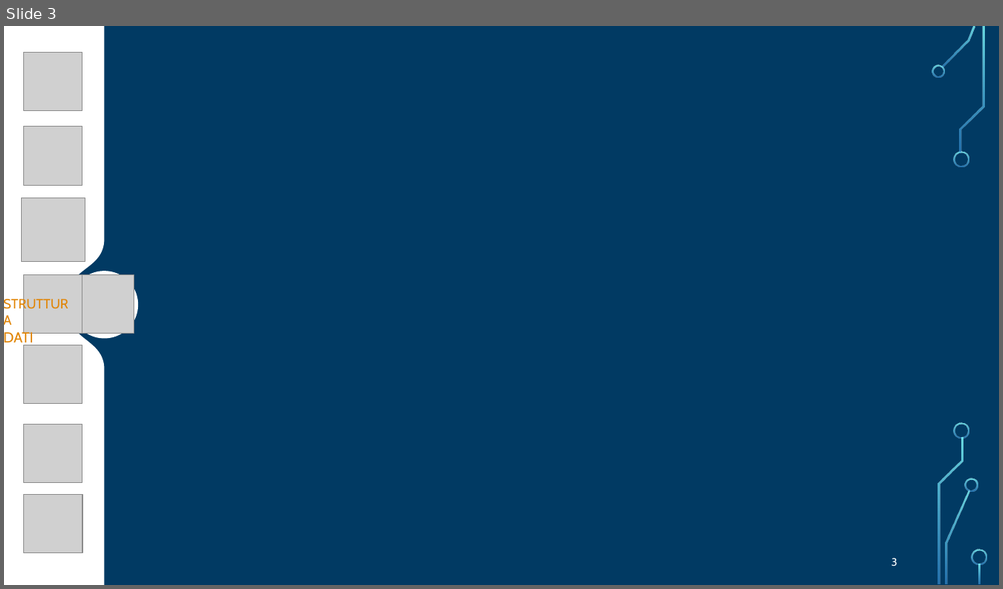
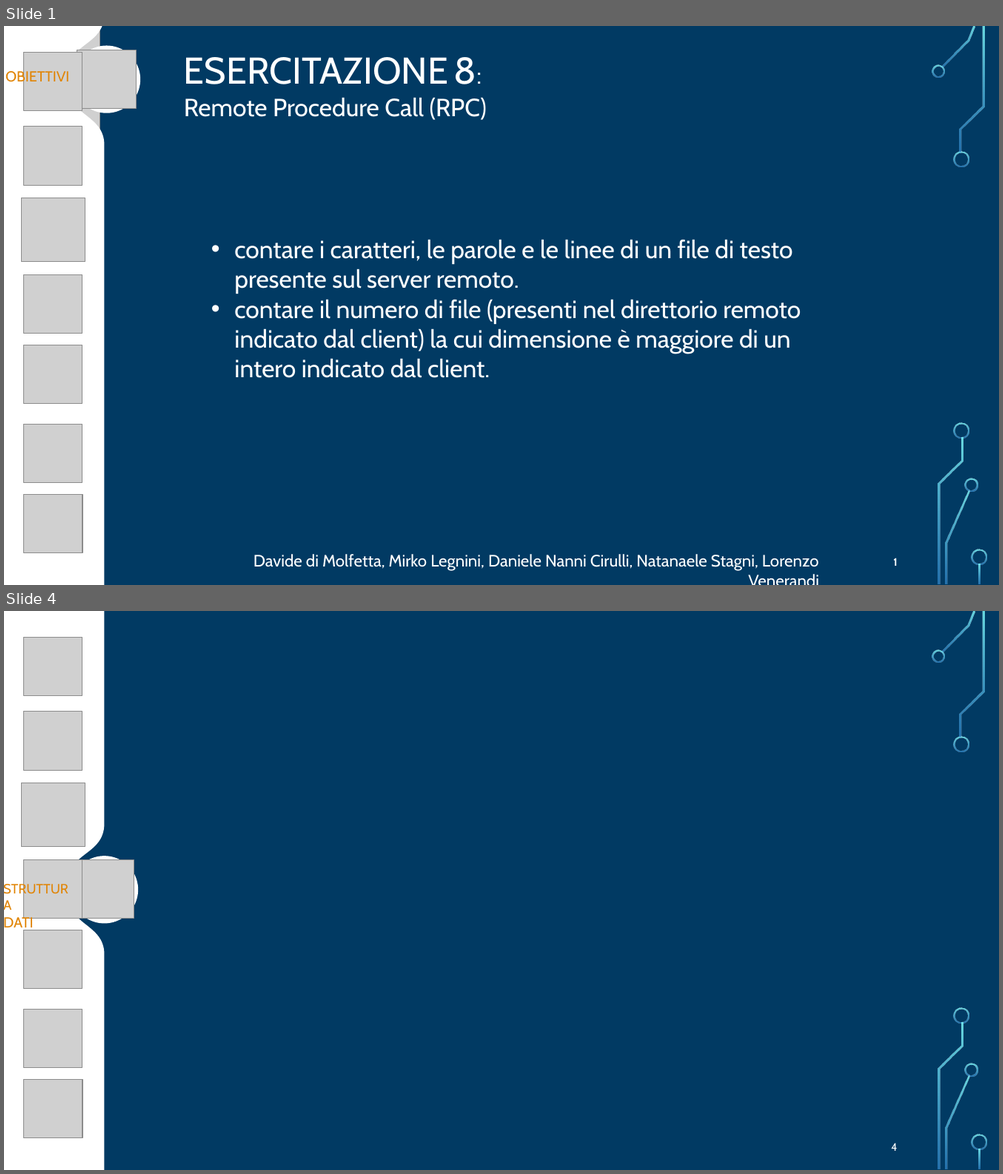
Before and after one commit to FlippaFloppa/Reti-di-Calcolatori-gruppo-Lore, a slide deck: Esercitazione_8/esercitazione8.pptx. Shown one above the other, each under a label of ours: slide 3 before the commit, slides 1 and 4 after it; the slides between them are not shown. The pictures are 1003x589 and 1003x1174 pixels, drawn with LibreOffice and Linux fonts; fonts in the diff are those of the drawing; grey boxes stand for pictures; background and template pictures are left out. Boxes give left, top, right and bottom in pixels: in the first picture for what was removed or moved away, otherwise in the second. Text is boxed around its words. In the diff, an @@ line names an element or a change of style, - is before the commit and + after.

```diff
--- a/Esercitazione_8/esercitazione8.pptx
+++ b/Esercitazione_8/esercitazione8.pptx
@@ slide 1 added at box(4, 26, 999, 585), background picture (left out); not listed: 25 template elements that a slide beside it also shows @@
@@ freeform shape added at box(4, 26, 104, 585), fill #FFFFFF @@
@@ picture added at box(18, 26, 99, 375) @@
@@ ellipse added at box(73, 45, 141, 113), fill #FFFFFF @@
@@ text added at box(5, 70, 69, 86), 14 pt, text #E18506 @@
+OBIETTIVI
@@ picture added at box(23, 52, 82, 111) @@
@@ picture added at box(77, 50, 136, 109) @@
@@ text added at box(184, 57, 486, 120), 24 pt, text #FFFFFF @@
+ESERCITAZIONE 8:
+Remote Procedure Call (RPC)
@@ picture added at box(23, 127, 82, 186) @@
@@ picture added at box(21, 198, 85, 262) @@
@@ text added at box(234, 239, 800, 378), 24 pt, text #FFFFFF @@
+• contare i caratteri, le parole e le linee di un file di testo presente sul server remoto.
+• contare il numero di file (presenti nel direttorio remoto indicato dal client) la cui dimensione è maggiore di un intero indicato dal client.
@@ picture added at box(23, 275, 82, 334) @@
@@ picture added at box(23, 346, 82, 404) @@
@@ picture added at box(23, 424, 82, 483) @@
@@ picture added at box(23, 494, 82, 554) @@
@@ text added at box(253, 554, 819, 571), 16 pt, text #FFFFFF @@
+Davide di Molfetta, Mirko Legnini, Daniele Nanni Cirulli, Natanaele Stagni, Lorenzo Venerandi
@@ page number added at box(893, 558, 896, 566), 10.5 pt, text #FFFFFF, bold @@
+1
@@ what was slide 3 is now slide 4 @@
@@ page number at box(891, 1143, 896, 1151): text changed @@
-3
+4
```
Also in this commit, not shown: 3 slides changed.
